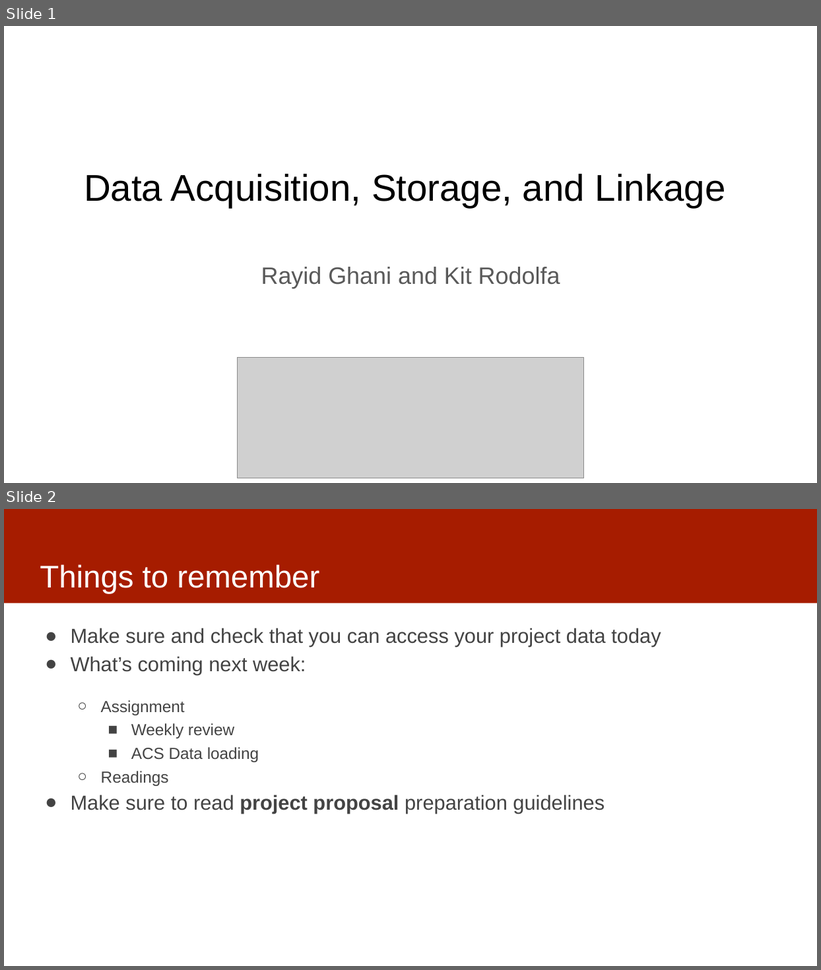
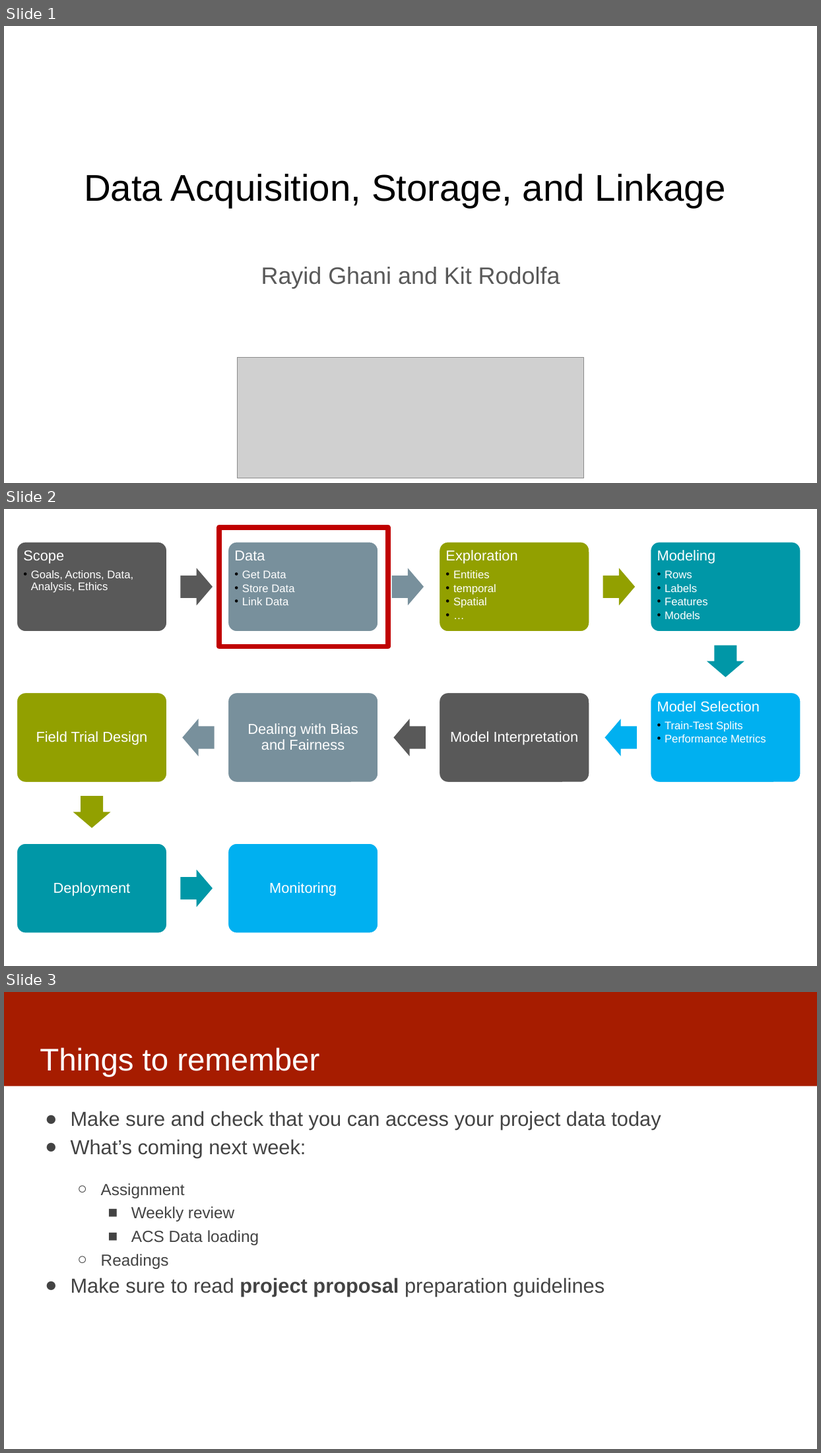
Before and after one commit to dssg/mlforpublicpolicylab, a slide deck: 02 - Case Studies and Acquiring Data/lecture3-data.pptx. Shown one above the other, each under a label of ours: slides 1 and 2 before the commit, slides 1, 2 and 3 after it. The pictures are 821x970 and 821x1453 pixels, drawn with LibreOffice and Linux fonts; fonts in the diff are those of the drawing; grey boxes stand for pictures. Boxes give left, top, right and bottom in pixels: in the first picture for what was removed or moved away, otherwise in the second. Text is boxed around its words. In the diff, an @@ line names an element or a change of style, - is before the commit and + after.

```diff
--- a/02 - Case Studies and Acquiring Data/lecture3-data.pptx
+++ b/02 - Case Studies and Acquiring Data/lecture3-data.pptx
@@ slide 2 added at <box>4,509,817,966</box>, background #FFFFFF @@
@@ rectangle added at <box>219,527,388,647</box>, outline #C00000 6 pt @@
@@ group added at <box>16,541,801,933</box>: 10 rounded rectangles, 10 texts, 9 right arrows @@
+Scope
+  • Goals, Actions, Data, Analysis, Ethics
+Data
+  • Get Data
+  • Store Data
+  • Link Data
+Exploration
+  • Entities
+  • temporal
+  • Spatial
+  • …
+Modeling
+  • Rows
+  • Labels
+  • Features
+  • Models
+Model Selection
+  • Train-Test Splits
+  • Performance Metrics
+Model Interpretation
+Dealing with Bias and Fairness
+Field Trial Design
+Deployment
+Monitoring
@@ what was slide 2 is now slide 3 @@
```
Also in this commit, not shown: 1 other file.
